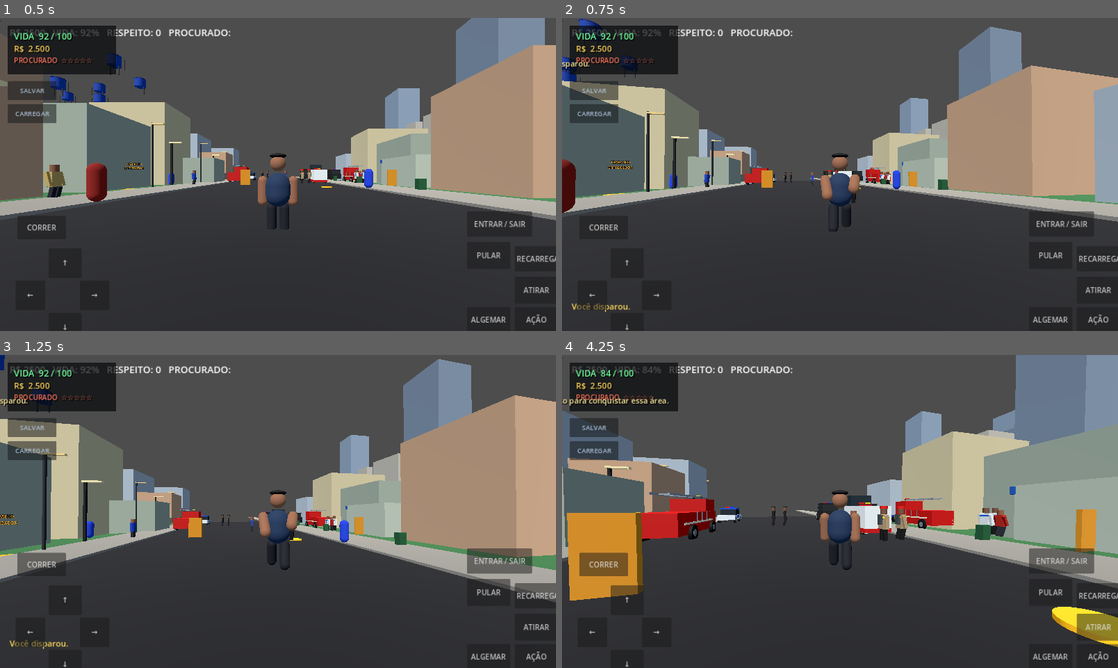
Above: before the commit, frames 1-4 (two rows, left to right).
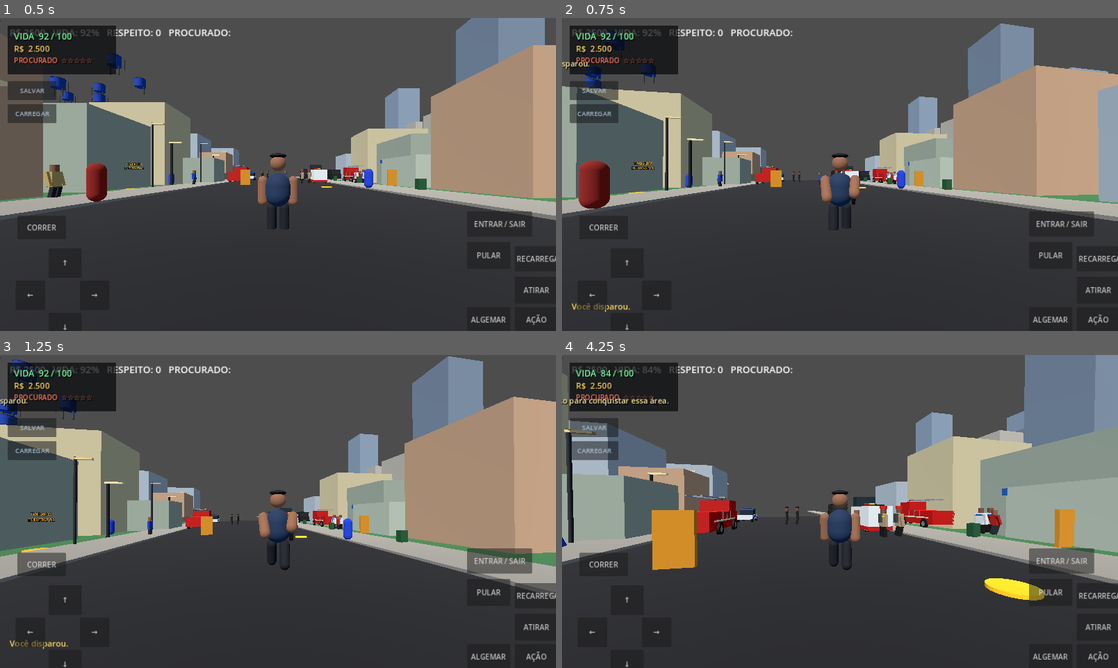
Above: after the commit, the same moments.

Repository: augustoantongato-sys/Caramelo-rp
Game: Godot game, scene res://scenes/main.tscn
The game is run twice, just before and just after one commit, with the same random seed, the same clock (stepped at 60 frames per second) and the same inputs.
Inputs (mouse positions are in pixels of both pictures, inside the frame that each line leads up to):
- Up to frame 1 (0.5 s): no input
- Up to frame 2 (0.75 s): tap Enter at 0.5 s; move the mouse to (867, 174) at 0.52 s; press the mouse at (867, 174) at 0.53 s; hold W (move_forward) from 0.53 s (still down)
- Up to frame 3 (1.25 s): keep holding W (move_forward); tap Space (jump) at 0.77, 1.07 s; tap Shift (sprint) at 0.8 s
- Up to frame 4 (4.25 s): keep holding W (move_forward); move the mouse to (812, 511) at 1.27 s; release the mouse at (812, 511) at 1.28 s; tap Shift (sprint) at 1.35, 3.05 s; tap Space (jump) at 1.52, 1.55, 1.82, 2.1, 3.02, 3.32, 3.77, 3.8, 4.07 s; move the mouse to (851, 505) at 2.02 s; press the mouse at (851, 505) at 2.03 s; move the mouse to (834, 517) at 2.77 s; release the mouse at (834, 517) at 2.78 s; tap G (arrest) at 2.85 s; move the mouse to (878, 514) at 3.52 s; tap T (conquer_area) at 3.6 s

Frame 1 is identical in both runs. In frame 2, 10% of the frame differs, in the area x 0-100%, y 0-69%; in frame 3, 11%; in frame 4, 18%, in the area x 0-100%, y 0-94%.

Commit message:
Smooth third-person movement, camera-relative controls and character gait

Diff:
--- a/scripts/player.gd
+++ b/scripts/player.gd
@@ -1,14 +1,25 @@
 extends CharacterBody3D
 
-@export var walk_speed := 5.0
-@export var sprint_speed := 8.0
-@export var jump_velocity := 4.5
-@export var mouse_sensitivity := 0.003
+@export_group("Movimento")
+@export var walk_speed := 4.8
+@export var sprint_speed := 7.2
+@export var ground_acceleration := 18.0
+@export var ground_deceleration := 24.0
+@export var air_control := 5.0
+@export var turn_speed := 10.0
+@export var jump_velocity := 4.3
+@export_group("Câmera")
+@export var mouse_sensitivity := 0.0024
+@export var touch_sensitivity := 0.0032
+@export var camera_pitch_min := -48.0
+@export var camera_pitch_max := 32.0
+@export_group("Combate")
 @export var firearm_damage := 45.0
 @export var knife_damage := 35.0
 
 @onready var camera_pivot: Node3D = $CameraPivot
 @onready var camera: Camera3D = $CameraPivot/SpringArm3D/Camera3D
+
 var gravity: float = ProjectSettings.get_setting("physics/3d/default_gravity")
 var shot_cooldown := 0.0
 var weapon_visuals: Node3D
@@ -22,31 +33,37 @@
 var is_reloading := false
 var reload_duration := 1.25
 var weapon_display_name := "PISTOLA"
+var camera_yaw := 0.0
+var camera_pitch := -8.0
 
 func _ready() -> void:
     add_to_group("player")
     Input.mouse_mode = Input.MOUSE_MODE_CAPTURED
+    camera_yaw = rotation.y
+    camera_pitch = rad_to_deg(camera_pivot.rotation.x)
     if has_node("Body"):
         $Body.visible = false
+
     var character_script = preload("res://scripts/player_visuals.gd")
     character_visuals = character_script.new()
     character_visuals.name = "CharacterVisuals"
     add_child(character_visuals)
     _create_weapon_visuals()
     character_visuals.call("set_weapon_visible", true)
+
     var mobile_script = preload("res://scripts/mobile_controls.gd")
     var mobile_ui = mobile_script.new()
     get_tree().root.add_child.call_deferred(mobile_ui)
     hud = preload("res://scripts/game_hud.gd").new()
     get_tree().root.add_child.call_deferred(hud)
     _update_ammo_hud()
+    _sync_camera_rotation()
 
 func _create_weapon_visuals() -> void:
     var visuals_script = preload("res://scripts/weapon_visuals.gd")
     weapon_visuals = visuals_script.new()
     weapon_visuals.name = "WeaponVisuals"
     add_child(weapon_visuals)
-    # Posicionamento aproximado da mão direita; ainda não há esqueleto/animação de braços.
     weapon_visuals.position = Vector3(0.38, 1.08, -0.32)
     weapon_visuals.rotation.y = PI / 2.0
     weapon_visuals.scale = Vector3(0.62, 0.62, 0.62)
@@ -81,45 +98,80 @@
             KEY_R: _reload_weapon()
             KEY_F5: _request_save()
             KEY_F9: _request_load()
+
     if event is InputEventMouseMotion and Input.mouse_mode == Input.MOUSE_MODE_CAPTURED:
-        _rotate_camera(event.relative)
-    if event is InputEventScreenDrag:
-        # Arraste na tela para girar a câmera no Android.
-        if event.position.x > get_viewport().get_visible_rect().size.x * 0.32:
-            _rotate_camera(event.relative)
+        _rotate_camera(event.relative, mouse_sensitivity)
+    elif event is InputEventScreenDrag:
+        var screen_width := get_viewport().get_visible_rect().size.x
+        if event.position.x > screen_width * 0.38:
+            _rotate_camera(event.relative, touch_sensitivity)
+
     if event.is_action_pressed("ui_cancel"):
         Input.mouse_mode = Input.MOUSE_MODE_VISIBLE
     if event is InputEventMouseButton and event.pressed and Input.mouse_mode == Input.MOUSE_MODE_VISIBLE:
         Input.mouse_mode = Input.MOUSE_MODE_CAPTURED
 
-func _rotate_camera(relative: Vector2) -> void:
-    rotate_y(-relative.x * mouse_sensitivity)
-    camera_pivot.rotate_x(-relative.y * mouse_sensitivity)
-    camera_pivot.rotation.x = clamp(camera_pivot.rotation.x, deg_to_rad(-55), deg_to_rad(35))
+func _rotate_camera(relative: Vector2, sensitivity: float) -> void:
+    camera_yaw -= relative.x * sensitivity
+    camera_pitch = clampf(
+        camera_pitch - relative.y * sensitivity * 57.2958,
+        camera_pitch_min,
+        camera_pitch_max
+    )
+    _sync_camera_rotation()
+
+func _sync_camera_rotation() -> void:
+    # Mantém a câmera independente da rotação do corpo do personagem.
+    camera_pivot.rotation.y = wrapf(camera_yaw - rotation.y, -PI, PI)
+    camera_pivot.rotation.x = deg_to_rad(camera_pitch)
 
 func _physics_process(delta: float) -> void:
     if is_instance_valid(current_vehicle):
         global_position = current_vehicle.global_position + Vector3.UP * 1.35
         velocity = Vector3.ZERO
         return
+
     shot_cooldown = maxf(0.0, shot_cooldown - delta)
+
     if not is_on_floor():
         velocity.y -= gravity * delta
+    elif velocity.y < 0.0:
+        velocity.y = -0.15
+
     if Input.is_action_just_pressed("jump") and is_on_floor():
         velocity.y = jump_velocity
 
     var input_dir := Input.get_vector("move_left", "move_right", "move_forward", "move_back")
-    var direction := (transform.basis * Vector3(input_dir.x, 0, input_dir.y)).normalized()
-    var speed := sprint_speed if Input.is_action_pressed("sprint") else walk_speed
-    if direction:
-        velocity.x = direction.x * speed
-        velocity.z = direction.z * speed
-    else:
-        velocity.x = move_toward(velocity.x, 0, walk_speed)
-        velocity.z = move_toward(velocity.z, 0, walk_speed)
+    var forward := Vector3(-sin(camera_yaw), 0.0, -cos(camera_yaw))
+    var right := Vector3(cos(camera_yaw), 0.0, -sin(camera_yaw))
+    var move_direction := right * input_dir.x + forward * -input_dir.y
+    if move_direction.length_squared() > 1.0:
+        move_direction = move_direction.normalized()
+
+    var target_speed := sprint_speed if Input.is_action_pressed("sprint") else walk_speed
+    var target_velocity := move_direction * target_speed
+    var control_rate := ground_acceleration if is_on_floor() else air_control
+    if move_direction.length_squared() > 0.001:
+        velocity.x = move_toward(velocity.x, target_velocity.x, control_rate * delta)
+        velocity.z = move_toward(velocity.z, target_velocity.z, control_rate * delta)
+        var target_yaw := atan2(-move_direction.x, -move_direction.z)
+        rotation.y = lerp_angle(rotation.y, target_yaw, minf(1.0, turn_speed * delta))
+    else:
+        velocity.x = move_toward(velocity.x, 0.0, ground_deceleration * delta)
+        velocity.z = move_toward(velocity.z, 0.0, ground_deceleration * delta)
+
+    _sync_camera_rotation()
     move_and_slide()
+
     if is_instance_valid(character_visuals):
-        character_visuals.call("animate_motion", Vector2(velocity.x, velocity.z).length(), Input.is_action_pressed("shoot"), selected_weapon <= 6, delta)
+        var horizontal_speed := Vector2(velocity.x, velocity.z).length()
+        character_visuals.call(
+            "animate_motion",
+            horizontal_speed,
+            Input.is_action_pressed("shoot"),
+            selected_weapon <= 6,
+            delta
+        )
 
     if Input.is_action_just_pressed("interact"):
         _try_enter_vehicle()
@@ -142,7 +194,7 @@
         return
     ammo_in_magazine -= 1
     _update_ammo_hud()
-    shot_cooldown = 0.22 if selected_weapon in [3,4,5] else 0.42
+    shot_cooldown = 0.22 if selected_weapon in [3, 4, 5] else 0.42
     var from := camera.global_position
     var to := from + (-camera.global_transform.basis.z * 65.0)
     var query := PhysicsRayQueryParameters3D.create(from, to)
@@ -188,15 +240,15 @@
 func _try_enter_vehicle() -> void:
     var nearest: Node3D
     var best := 3.8
-    for v in get_tree().get_nodes_in_group("drivable_vehicles"):
-        if not v is Node3D:
+    for vehicle in get_tree().get_nodes_in_group("drivable_vehicles"):
+        if not vehicle is Node3D:
             continue
-        if v.get("driver") != null:
+        if vehicle.get("driver") != null:
             continue
-        var d := global_position.distance_to(v.global_position)
-        if d < best:
-            best = d
-            nearest = v
+        var distance := global_position.distance_to(vehicle.global_position)
+        if distance < best:
+            best = distance
+            nearest = vehicle
     if nearest:
         nearest.call("enter_vehicle", self)
     else:
--- a/scripts/player_visuals.gd
+++ b/scripts/player_visuals.gd
@@ -1,5 +1,5 @@
 extends Node3D
-## Modelo procedural de personagem com braços e pernas animados.
+## Personagem procedural com balanço de membros suavizado.
 
 var left_arm: Node3D
 var right_arm: Node3D
@@ -7,45 +7,47 @@
 var right_leg: Node3D
 var weapon: MeshInstance3D
 var walk_time := 0.0
+var gait_blend := 0.0
+var body_mesh: MeshInstance3D
 
-func _mat(c: Color) -> StandardMaterial3D:
-    var m := StandardMaterial3D.new()
-    m.albedo_color = c
-    m.roughness = 0.88
-    return m
+func _mat(color: Color) -> StandardMaterial3D:
+    var material := StandardMaterial3D.new()
+    material.albedo_color = color
+    material.roughness = 0.88
+    return material
 
 func _capsule(parent: Node3D, radius: float, height: float, pos: Vector3, color: Color) -> MeshInstance3D:
-    var n := MeshInstance3D.new()
+    var node := MeshInstance3D.new()
     var mesh := CapsuleMesh.new()
     mesh.radius = radius
     mesh.height = height
-    n.mesh = mesh
-    n.position = pos
-    n.material_override = _mat(color)
-    parent.add_child(n)
-    return n
+    node.mesh = mesh
+    node.position = pos
+    node.material_override = _mat(color)
+    parent.add_child(node)
+    return node
 
 func _ready() -> void:
-    _capsule(self,0.31,0.82,Vector3(0,1.08,0),Color(0.12,0.2,0.32))
-    _capsule(self,0.19,0.38,Vector3(0,1.72,0),Color(0.58,0.38,0.27))
+    body_mesh = _capsule(self, 0.31, 0.82, Vector3(0, 1.08, 0), Color(0.12, 0.2, 0.32))
+    _capsule(self, 0.19, 0.38, Vector3(0, 1.72, 0), Color(0.58, 0.38, 0.27))
     var cap := MeshInstance3D.new()
     var cap_mesh := SphereMesh.new()
     cap_mesh.radius = 0.205
     cap_mesh.height = 0.12
     cap.mesh = cap_mesh
-    cap.position = Vector3(0,1.91,0)
-    cap.material_override = _mat(Color(0.08,0.08,0.09))
+    cap.position = Vector3(0, 1.91, 0)
+    cap.material_override = _mat(Color(0.08, 0.08, 0.09))
     add_child(cap)
-    left_arm = _limb(Vector3(-0.37,1.37,0),Color(0.58,0.38,0.27))
-    right_arm = _limb(Vector3(0.37,1.37,0),Color(0.58,0.38,0.27))
-    left_leg = _limb(Vector3(-0.16,0.72,0),Color(0.09,0.1,0.13))
-    right_leg = _limb(Vector3(0.16,0.72,0),Color(0.09,0.1,0.13))
+    left_arm = _limb(Vector3(-0.37, 1.37, 0), Color(0.58, 0.38, 0.27))
+    right_arm = _limb(Vector3(0.37, 1.37, 0), Color(0.58, 0.38, 0.27))
+    left_leg = _limb(Vector3(-0.16, 0.72, 0), Color(0.09, 0.1, 0.13))
+    right_leg = _limb(Vector3(0.16, 0.72, 0), Color(0.09, 0.1, 0.13))
     weapon = MeshInstance3D.new()
     var gun := BoxMesh.new()
-    gun.size = Vector3(0.09,0.12,0.34)
+    gun.size = Vector3(0.09, 0.12, 0.34)
     weapon.mesh = gun
-    weapon.position = Vector3(0,-0.46,-0.23)
-    weapon.material_override = _mat(Color(0.075,0.08,0.09))
+    weapon.position = Vector3(0, -0.46, -0.23)
+    weapon.material_override = _mat(Color(0.075, 0.08, 0.09))
     right_arm.add_child(weapon)
     weapon.visible = false
 
@@ -53,24 +55,34 @@
     var pivot := Node3D.new()
     pivot.position = pos
     add_child(pivot)
-    _capsule(pivot,0.12,0.72,Vector3(0,-0.32,0),color)
+    _capsule(pivot, 0.12, 0.72, Vector3(0, -0.32, 0), color)
     return pivot
 
 func set_weapon_visible(value: bool) -> void:
-    weapon.visible = value
+    if is_instance_valid(weapon):
+        weapon.visible = value
 
 func animate_motion(speed: float, aiming: bool, has_weapon: bool, delta: float) -> void:
-    walk_time += delta * (9.0 if speed > 5.5 else 6.0)
-    var swing := sin(walk_time) * 0.62 * clampf(speed/7.5,0.0,1.0)
-    left_leg.rotation.x = swing
-    right_leg.rotation.x = -swing
+    var target_blend := clampf(speed / 4.8, 0.0, 1.0)
+    gait_blend = move_toward(gait_blend, target_blend, delta * 5.5)
+    var gait_rate := lerpf(5.0, 10.5, clampf(speed / 7.2, 0.0, 1.0))
+    walk_time += delta * gait_rate
+    var stride := sin(walk_time) * 0.48 * gait_blend
+    var arm_stride := sin(walk_time + PI) * 0.34 * gait_blend
+
+    left_leg.rotation.x = lerpf(left_leg.rotation.x, stride, minf(1.0, delta * 12.0))
+    right_leg.rotation.x = lerpf(right_leg.rotation.x, -stride, minf(1.0, delta * 12.0))
+
     if aiming and has_weapon:
-        right_arm.rotation.x = -1.15
-        right_arm.rotation.z = -0.12
-        left_arm.rotation.x = -0.78
-        left_arm.rotation.z = 0.16
+        right_arm.rotation.x = lerpf(right_arm.rotation.x, -1.05, minf(1.0, delta * 9.0))
+        right_arm.rotation.z = lerpf(right_arm.rotation.z, -0.12, minf(1.0, delta * 9.0))
+        left_arm.rotation.x = lerpf(left_arm.rotation.x, -0.72, minf(1.0, delta * 9.0))
+        left_arm.rotation.z = lerpf(left_arm.rotation.z, 0.14, minf(1.0, delta * 9.0))
     else:
-        right_arm.rotation.x = -swing*0.55
-        right_arm.rotation.z = 0.0
-        left_arm.rotation.x = swing*0.55
-        left_arm.rotation.z = 0.0
+        right_arm.rotation.x = lerpf(right_arm.rotation.x, arm_stride, minf(1.0, delta * 10.0))
+        right_arm.rotation.z = lerpf(right_arm.rotation.z, 0.0, minf(1.0, delta * 10.0))
+        left_arm.rotation.x = lerpf(left_arm.rotation.x, -arm_stride, minf(1.0, delta * 10.0))
+        left_arm.rotation.z = lerpf(left_arm.rotation.z, 0.0, minf(1.0, delta * 10.0))
+
+    if is_instance_valid(body_mesh):
+        body_mesh.position.y = lerpf(body_mesh.position.y, 1.08 + absf(stride) * 0.035, minf(1.0, delta * 10.0))
